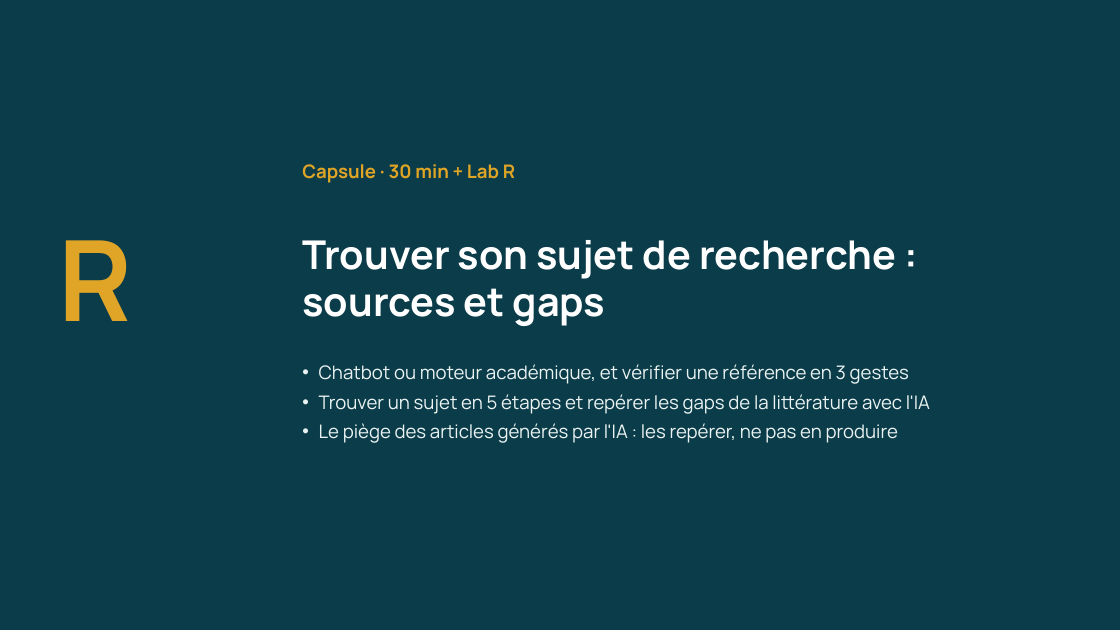
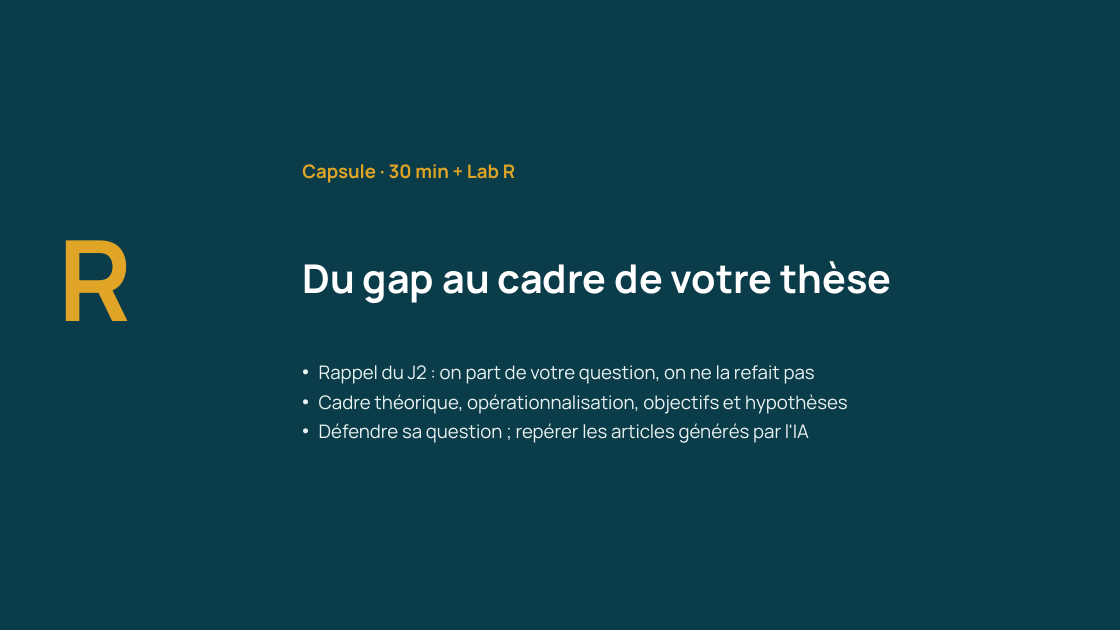
Before and after one commit to Amevi-isi/formation-chercheur-univ, a slide deck: slide 25 of module4_nonIT/M4-nonIT_IA_generative_appliquee.pptx. Drawn at 1120x630 pixels with LibreOffice and Linux fonts; fonts in the diff are those of the drawing. Boxes give left, top, right and bottom in pixels: in the first picture for what was removed or moved away, otherwise in the second. Text is boxed around its words. In the diff, an @@ line names an element or a change of style, - is before the commit and + after.

```diff
--- a/module4_nonIT/M4-nonIT_IA_generative_appliquee.pptx
+++ b/module4_nonIT/M4-nonIT_IA_generative_appliquee.pptx
@@ title at [302, 261, 892, 303]: text changed @@
-Trouver son sujet de recherche : sources et gaps
+Du gap au cadre de votre thèse
@@ text at [319, 365, 848, 443]: text changed @@
-• Chatbot ou moteur académique, et vérifier une référence en 3 gestes
-• Trouver un sujet en 5 étapes et repérer les gaps de la littérature avec l'IA
-• Le piège des articles générés par l'IA : les repérer, ne pas en produire
+• Rappel du J2 : on part de votre question, on ne la refait pas
+• Cadre théorique, opérationnalisation, objectifs et hypothèses
+• Défendre sa question ; repérer les articles générés par l'IA
```
Also in this commit, not shown: 4 other slides changed, 5 slides added, 9 slides removed, 9 other files.
